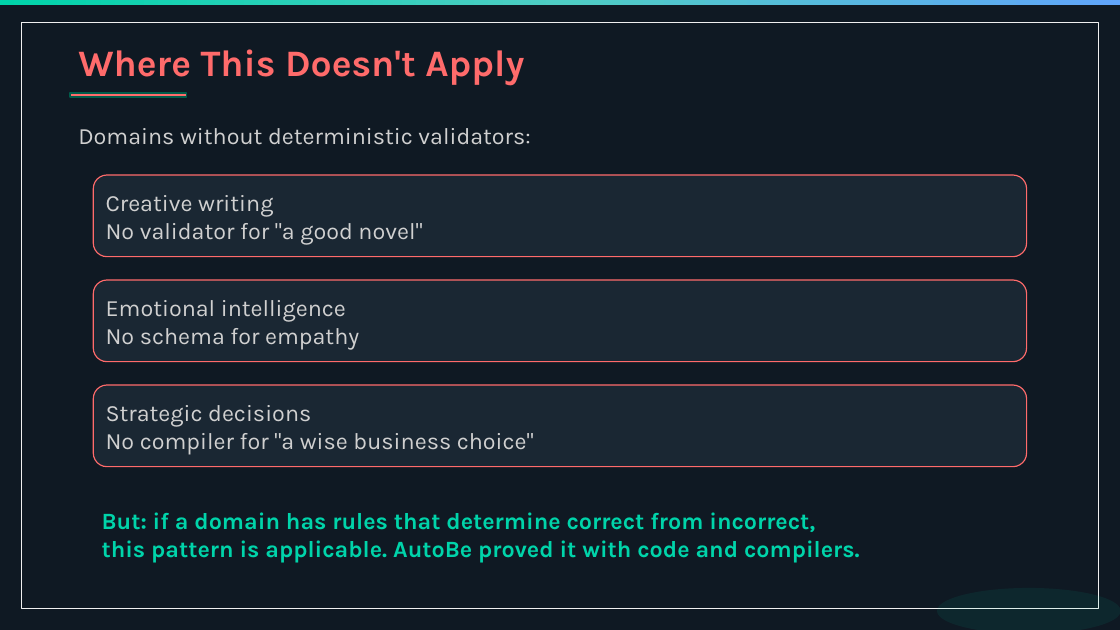
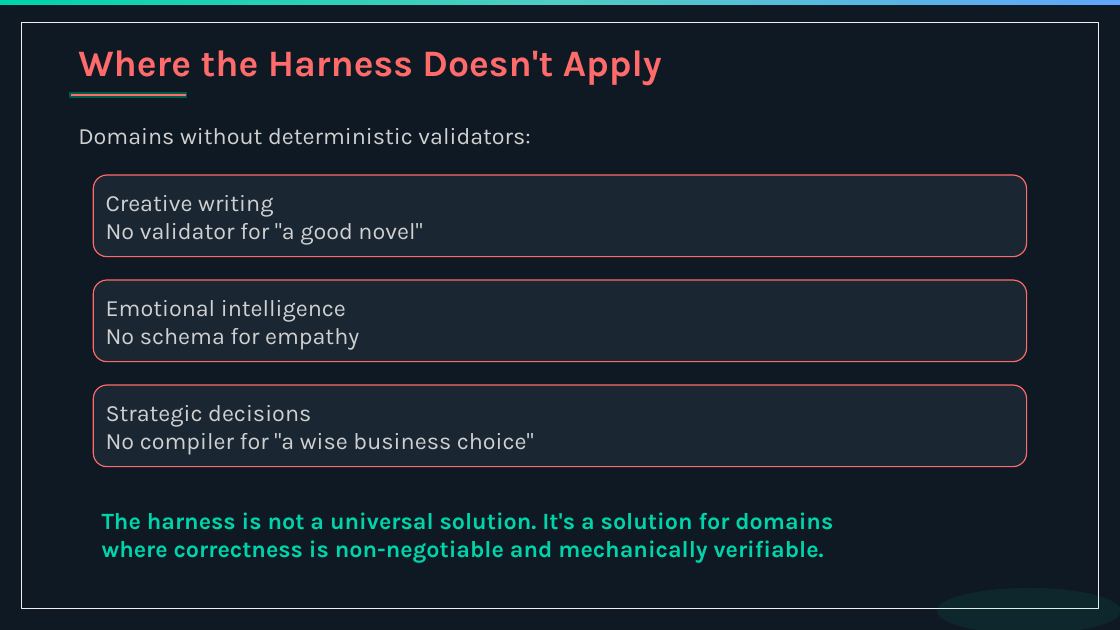
Before and after one commit to ignithex/autobe-llm-agent-code, a slide deck: slide 59 of website/public/seminars/qwen-korea-meetup-20260326.pptx. Drawn at 1120x630 pixels with LibreOffice and Linux fonts; fonts in the diff are those of the drawing. Boxes give left, top, right and bottom in pixels: in the first picture for what was removed or moved away, otherwise in the second. Text is boxed around its words. In the diff, an @@ line names an element or a change of style, - is before the commit and + after.

Commit message:
feat(website): harness wording. (#1211)
* feat(website): harness wording

* more things

* fix it

```diff
--- a/website/public/seminars/qwen-korea-meetup-20260326.pptx
+++ b/website/public/seminars/qwen-korea-meetup-20260326.pptx
@@ text at box(78, 50, 662, 86): text changed @@
-Where This Doesn't Apply
+Where the Harness Doesn't Apply
@@ text at box(102, 512, 833, 562): text changed @@
-But: if a domain has rules that determine correct from incorrect,
-this pattern is applicable. AutoBe proved it with code and compilers.
+The harness is not a universal solution. It's a solution for domains
+where correctness is non-negotiable and mechanically verifiable.
```
Also in this commit, not shown: 24 other slides changed, 1 other file.
